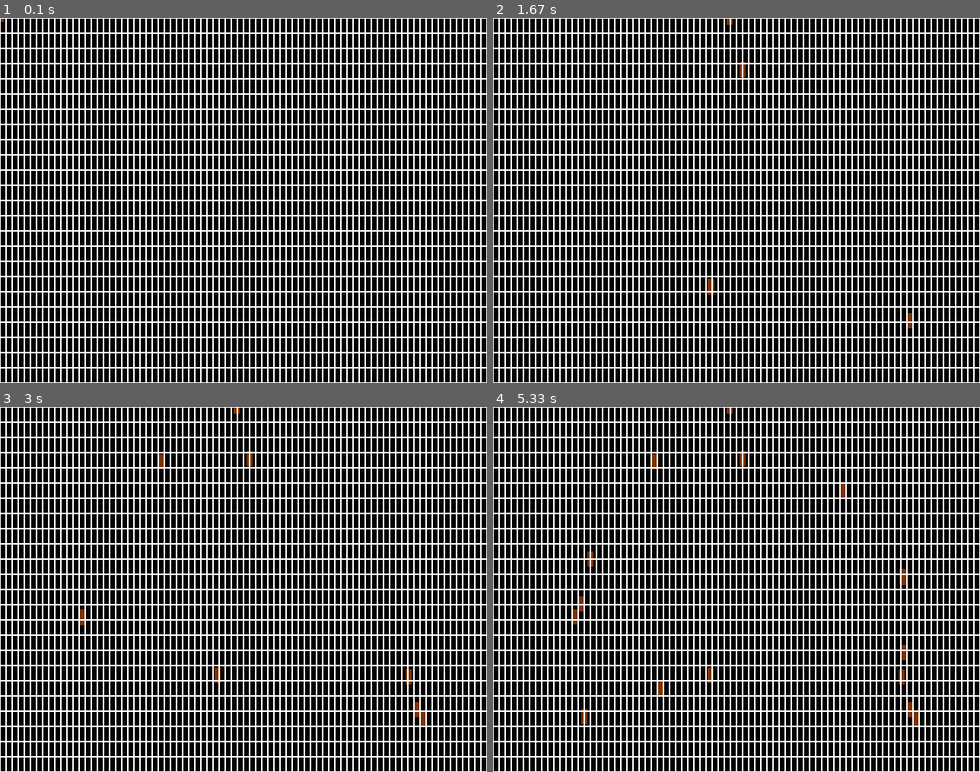
Above: before the commit, frames 1-4 (two rows, left to right).
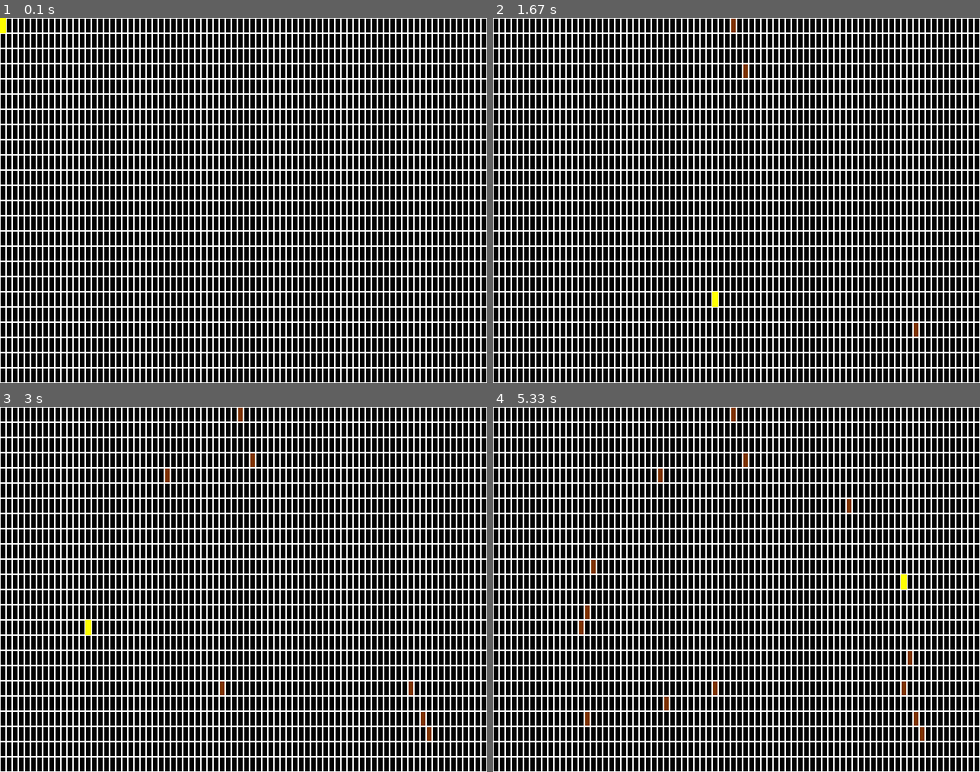
Above: after the commit, the same moments.

Repository: Benricheson101/CS370-Bravo
Game: pygame game, started from kroz_level.py
Two runs of this game, one before a commit and one after it. Both use one fixed random seed, a clock stepped at 60 frames per second and the inputs below.
Inputs (mouse positions are in pixels of both pictures, inside the frame that each line leads up to):
- Up to frame 1 (0.1 s): no input
- Up to frame 2 (1.67 s): press the mouse at (731, 25) at 0.37 s; move the mouse to (658, 87) at 0.47 s; release the mouse at (585, 145) at 0.6 s; click (916, 328) at 0.72 s; click (746, 76) at 1.05 s; click (712, 295) at 1.38 s
- Up to frame 3 (3 s): click (428, 728) at 1.72 s; click (165, 469) at 2.05 s; click (413, 684) at 2.38 s; click (87, 626) at 2.72 s
- Up to frame 4 (5.33 s): click (906, 662) at 3.05 s; click (843, 498) at 3.38 s; click (595, 567) at 3.72 s; click (663, 695) at 4.05 s; click (590, 724) at 4.38 s; click (585, 611) at 4.72 s; click (906, 585) at 5.05 s

The runs differ from the first frame. In frame 1, less than 0.1% of the frame differs, in the area x 0-2%, y 0-5%; in frame 2, 0.2%; in frame 3, 0.4%; in frame 4, 0.9%, in the area x 16-89%, y 0-92%.

Commit message:
- kroz_level.py: Using the Rect.collidepoint pygame function, I was able to lock the yellow mouse cursor indicator to each grid chunk/block, as well as only placing blocks in the coordinates of grid chunks. - Rect.collidepoint(mouse_pos): If the mouse coordinate collides with a coordinate in each grid chunk, then the cursor indicator is drawn. If the left mouse button is clicked, a brown wall will be placed in that grid chunk.

Diff:
--- a/kroz_level.py
+++ b/kroz_level.py
@@ -99,6 +99,10 @@
         yCoord = yCoord - 1
     return yCoord
 
+#def cursor_grid(x):
+
+
+
 # Game loop
 while True:
     # Event handling
@@ -112,13 +116,13 @@
         # >= 0 to avoid negative position values
         # <= screen_height/width to prevent player from moving off the screen
         x, y = pygame.mouse.get_pos()
-        wall_cursor = Wall((x - 8, y - 20), wall_size, wall_color) # -8, -20 so mouse isn't in the way
+        # wall_cursor = Wall((x, y), wall_size, YELLOW) # -8, -20 so mouse isn't in the way
 
         if event.type == pygame.MOUSEBUTTONDOWN and pygame.mouse.get_pressed()[0]:
-            wall_placed = Wall((nearest_factor_x(x) - 8, nearest_factor_y(y) - 20), wall_size, wall_color)
+            wall_placed = Wall((grid_placed.topleft[0], grid_placed.topleft[1]), wall_size, wall_color)
             walls.append(wall_placed)
             print(f' Left Mouse clicked at {x}, {y}')
-            print(f'Wall placed at {nearest_factor_x(x) - 8}, {nearest_factor_y(y) - 20}')
+            print(f'Wall placed at {x - 8}, {y - 20}')
 
         elif event.type == pygame.MOUSEBUTTONDOWN and pygame.mouse.get_pressed()[2]:
             x, y = pygame.mouse.get_pos()
@@ -140,41 +144,31 @@
 
     # Draw Wall
 
-    wall_cursor.draw(screen)
+    # wall_cursor.draw(screen)
 
     for wall in range(len(walls)):
         walls[wall].draw(screen)
         # print(walls)
 
     # Draw Grid
-    def draw_grid():
-        grid_x = 0
-        grid_y = 0
-        for y in range (screen_height // wall_size[1]):
-            for x in range (screen_width // wall_size[0]):
-                 # pygame.Rect(coordinates (x,y), size (width, height), border thickness)
-                pygame.draw.rect(screen, WHITE, pygame.Rect((grid_x, grid_y), (8, 20)), 1)
-                grid_x += 8
-            grid_x = 0
-            grid_y += 20
+    # def draw_grid():
+    grid_x = 0
+    grid_y = 0
+    grids = []
+    for y in range (screen_height // wall_size[1]):
+        for x in range (screen_width // wall_size[0]):
+                # pygame.Rect(coordinates (x,y), size (width, height), border thickness)
+            grid = pygame.draw.rect(screen, WHITE, pygame.Rect((grid_x, grid_y), (8, 20)), 1)
+            if grid.collidepoint(pygame.mouse.get_pos()):
+                grid_placed = pygame.draw.rect(screen, YELLOW, pygame.Rect((grid_x, grid_y), (8, 20)))
 
 
-
-
-
-
-
-
-
-        # for x in range (screen_height // wall_size[1]):
-        #     # pygame.Rect(coordinates (x,y), size (width, height), border style)
-        #     pygame.draw.rect(screen, WHITE, pygame.Rect((0, grid_y), (8, 20)), 1)
-        #     grid_y += 20
-        # for y in range (screen_width // wall_size[0]):
-        #     pygame.draw.rect(screen, WHITE, pygame.Rect((grid_x, 0), (8, 20)), 1)
-        #     grid_x += 8
-
-    draw_grid()
+            # print(grid)
+            grid_x += 8
+        grid_x = 0
+        grid_y += 20
+        # grids.append(grid)
+    # draw_grid()
 
 
 
